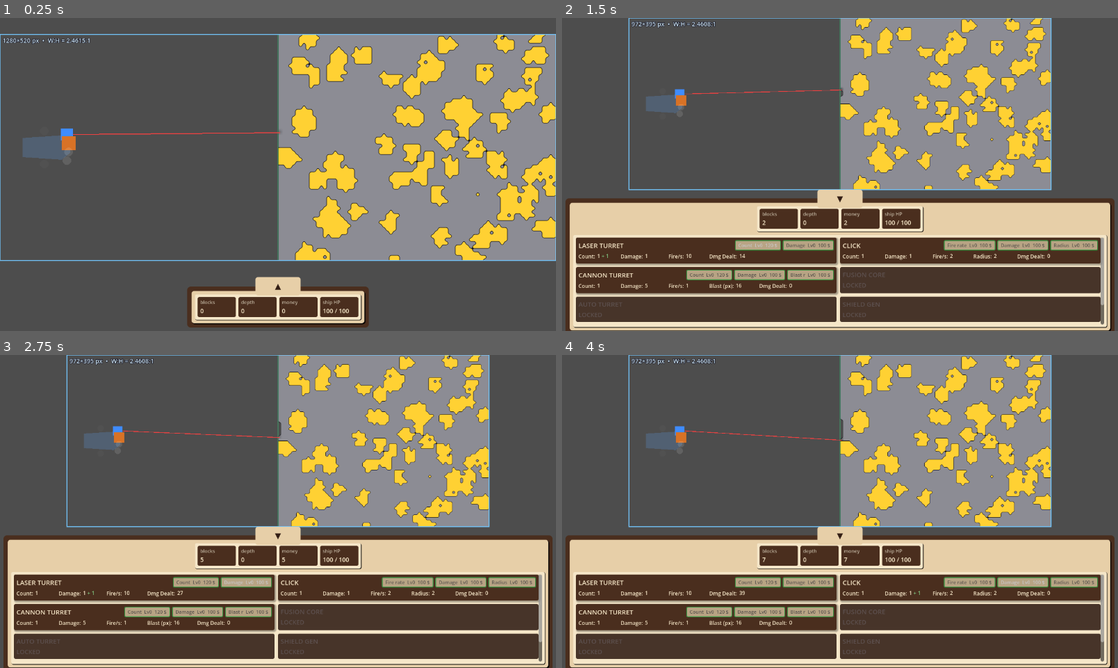
Above: before the commit, frames 1-4 (two rows, left to right).
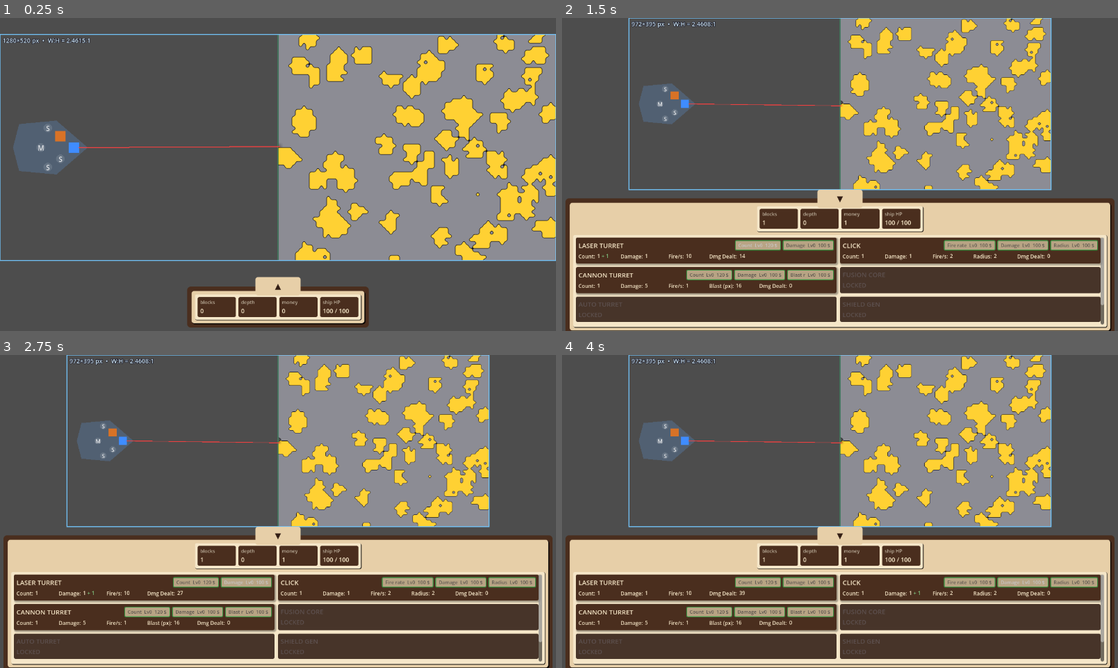
Above: after the commit, the same moments.

Repository: caboyd/blast_game
Game: Godot game, scene res://scenes/Main.tscn
The game is run twice, just before and just after one commit, with the same random seed, the same clock (stepped at 60 frames per second) and the same inputs.
Inputs:
- Up to frame 1 (0.25 s): no input
- Up to frame 2 (1.5 s): click "▲" at 0.5 s; click "Count Lv0 120 $" at 1.25 s
- Up to frame 3 (2.75 s): click "Damage Lv0 100 $" at 2 s
- Up to frame 4 (4 s): click "Fire rate Lv0 100 $" at 2.75 s; click "Damage Lv0 100 $" at 3.5 s

The runs differ from the first frame. In frame 1, 1.4% of the frame differs, in the area x 2-51%, y 32-50%; in frame 2, 0.9%; in frame 3, 0.9%; in frame 4, 0.9%.

Commit message:
Update ship and turret configurations
- Replaced Ship.tscn reference with ScoutShip.tscn in Main.tscn.
- Enabled local input handling for GameSubViewport in Main.tscn.
- Updated CannonTurret and LaserTurret scenes to adjust visual polygon sizes and positions.
- Enhanced Ship.gd to support baked scene hulls and turret slot rings, improving ship customization.
- Modified ShipTypes.gd to redefine scout ship hull and slot configurations for better turret placement.

Diff:
--- a/scenes/Main.tscn
+++ b/scenes/Main.tscn
@@ -5,7 +5,7 @@
 [ext_resource type="PackedScene" uid="uid://dtrx184slrt33" path="res://scenes/target/TargetSpotterManager.tscn" id="3"]
 [ext_resource type="PackedScene" uid="uid://s27h7pw54ab5" path="res://scenes/ui/BottomHUD.tscn" id="4"]
 [ext_resource type="PackedScene" path="res://scenes/ui/DebugOverlay.tscn" id="5"]
-[ext_resource type="PackedScene" uid="uid://shiproot001" path="res://scenes/ships/Ship.tscn" id="6"]
+[ext_resource type="PackedScene" uid="uid://bbp2jdvwthab5" path="res://scenes/ships/ScoutShip.tscn" id="6"]
 [ext_resource type="Script" uid="uid://cblvs64rtwiii" path="res://scripts/systems/EnemySpawner.gd" id="7"]
 
 [node name="Main" type="Control" unique_id=1075927346]
@@ -46,12 +46,11 @@
 anchor_bottom = 1.0
 grow_horizontal = 2
 grow_vertical = 2
-mouse_filter = 2
 stretch = true
 
 [node name="GameSubViewport" type="SubViewport" parent="GameplayBlock/AspectRatioContainer/ViewportFrame/SubViewportContainer" unique_id=1293668817]
 unique_name_in_owner = true
-handle_input_locally = false
+handle_input_locally = true
 msaa_2d = 3
 size = Vector2i(1280, 520)
 render_target_update_mode = 4
--- /dev/null
+++ b/scenes/ships/ScoutShip.tscn
@@ -0,0 +1,54 @@
+[gd_scene format=3 uid="uid://bbp2jdvwthab5"]
+
+[ext_resource type="Script" uid="uid://2hbk7lm3ca7y" path="res://scripts/ships/Ship.gd" id="1"]
+[ext_resource type="PackedScene" uid="uid://cp5lilyaouk7c" path="res://scenes/ships/slots/TurretSlotRingSmall.tscn" id="2"]
+[ext_resource type="PackedScene" uid="uid://cp5lilyaouk1c" path="res://scenes/ships/slots/TurretSlotRingMedium.tscn" id="3"]
+
+[node name="Ship" type="Node2D" unique_id=2045412359]
+unique_name_in_owner = true
+script = ExtResource("1")
+use_baked_scene_hull = true
+
+[node name="Hull" type="Polygon2D" parent="." unique_id=947568418]
+color = Color(0.32, 0.38, 0.45, 1)
+polygon = PackedVector2Array(-80, 0, -66, -54, 20, -62, 92, 0, 20, 62, -66, 54)
+
+[node name="HitArea" type="Area2D" parent="." unique_id=756040406]
+collision_layer = 2
+collision_mask = 4
+monitorable = false
+
+[node name="CollisionPolygon2D" type="CollisionPolygon2D" parent="HitArea" unique_id=1038095775]
+polygon = PackedVector2Array(-80, 0, -66, -54, 20, -62, 92, 0, 20, 62, -66, 54)
+
+[node name="Slots" type="Node2D" parent="." unique_id=1223242148]
+
+[node name="Slot_small_0" type="Marker2D" parent="Slots" unique_id=329252273]
+position = Vector2(60, 0)
+
+[node name="TurretSlotRingSmall" parent="Slots/Slot_small_0" unique_id=1558742825 instance=ExtResource("2")]
+
+[node name="Slot_small_1" type="Marker2D" parent="Slots" unique_id=725878044]
+position = Vector2(29, -26)
+
+[node name="TurretSlotRingSmall" parent="Slots/Slot_small_1" unique_id=249199185 instance=ExtResource("2")]
+
+[node name="Slot_small_2" type="Marker2D" parent="Slots" unique_id=1830976209]
+position = Vector2(0, -45)
+
+[node name="TurretSlotRingSmall" parent="Slots/Slot_small_2" unique_id=2028084003 instance=ExtResource("2")]
+
+[node name="Slot_small_3" type="Marker2D" parent="Slots" unique_id=535938193]
+position = Vector2(29, 26)
+
+[node name="TurretSlotRingSmall" parent="Slots/Slot_small_3" unique_id=1623452754 instance=ExtResource("2")]
+
+[node name="Slot_small_4" type="Marker2D" parent="Slots" unique_id=1384500797]
+position = Vector2(0, 45)
+
+[node name="TurretSlotRingSmall" parent="Slots/Slot_small_4" unique_id=1552857207 instance=ExtResource("2")]
+
+[node name="Slot_medium_5" type="Marker2D" parent="Slots" unique_id=940139141]
+position = Vector2(-16, 0)
+
+[node name="TurretSlotRingMedium" parent="Slots/Slot_medium_5" unique_id=190635658 instance=ExtResource("3")]
--- /dev/null
+++ b/scenes/ships/slots/TurretSlotRingLarge.tscn
@@ -0,0 +1,26 @@
+[gd_scene format=3 uid="uid://cp5lilyaouk0c"]
+
+[ext_resource type="Script" uid="uid://bbb2sxstg4eli" path="res://scripts/ships/TurretSlotRing.gd" id="1"]
+
+[node name="TurretSlotRingLarge" type="Node2D" unique_id=851436235]
+script = ExtResource("1")
+
+[node name="Ring" type="Polygon2D" parent="." unique_id=373523222]
+color = Color(1, 1, 1, 0.12)
+polygon = PackedVector2Array(10, 0, 9.2388, 3.8268, 7.0711, 7.0711, 3.8268, 9.2388, 0, 10, -3.8268, 9.2388, -7.0711, 7.0711, -9.2388, 3.8268, -10, 0, -9.2388, -3.8268, -7.0711, -7.0711, -3.8268, -9.2388, 0, -10, 3.8268, -9.2388, 7.0711, -7.0711, 9.2388, -3.8268)
+
+[node name="SizeLabel" type="Label" parent="." unique_id=964382551]
+anchors_preset = 8
+anchor_left = 0.5
+anchor_top = 0.5
+anchor_right = 0.5
+anchor_bottom = 0.5
+offset_left = -15.25
+offset_top = -11.5
+offset_right = 15.25
+offset_bottom = 11.5
+grow_horizontal = 2
+grow_vertical = 2
+text = "L"
+horizontal_alignment = 1
+vertical_alignment = 1
--- /dev/null
+++ b/scenes/ships/slots/TurretSlotRingMedium.tscn
@@ -0,0 +1,26 @@
+[gd_scene format=3 uid="uid://cp5lilyaouk1c"]
+
+[ext_resource type="Script" uid="uid://bbb2sxstg4eli" path="res://scripts/ships/TurretSlotRing.gd" id="1"]
+
+[node name="TurretSlotRingMedium" type="Node2D" unique_id=391128234]
+script = ExtResource("1")
+
+[node name="Ring" type="Polygon2D" parent="." unique_id=682992291]
+color = Color(1, 1, 1, 0.12)
+polygon = PackedVector2Array(10, 0, 9.2388, 3.8268, 7.0711, 7.0711, 3.8268, 9.2388, 0, 10, -3.8268, 9.2388, -7.0711, 7.0711, -9.2388, 3.8268, -10, 0, -9.2388, -3.8268, -7.0711, -7.0711, -3.8268, -9.2388, 0, -10, 3.8268, -9.2388, 7.0711, -7.0711, 9.2388, -3.8268)
+
+[node name="SizeLabel" type="Label" parent="." unique_id=1712909176]
+anchors_preset = 8
+anchor_left = 0.5
+anchor_top = 0.5
+anchor_right = 0.5
+anchor_bottom = 0.5
+offset_left = -15.25
+offset_top = -11.5
+offset_right = 15.25
+offset_bottom = 11.5
+grow_horizontal = 2
+grow_vertical = 2
+text = "M"
+horizontal_alignment = 1
+vertical_alignment = 1
--- /dev/null
+++ b/scenes/ships/slots/TurretSlotRingSmall.tscn
@@ -0,0 +1,26 @@
+[gd_scene format=3 uid="uid://cp5lilyaouk7c"]
+
+[ext_resource type="Script" uid="uid://bbb2sxstg4eli" path="res://scripts/ships/TurretSlotRing.gd" id="1"]
+
+[node name="TurretSlotRingSmall" type="Node2D" unique_id=1029612509]
+script = ExtResource("1")
+
+[node name="Ring" type="Polygon2D" parent="." unique_id=2075071450]
+color = Color(1, 1, 1, 0.12)
+polygon = PackedVector2Array(10, 0, 9.2388, 3.8268, 7.0711, 7.0711, 3.8268, 9.2388, 0, 10, -3.8268, 9.2388, -7.0711, 7.0711, -9.2388, 3.8268, -10, 0, -9.2388, -3.8268, -7.0711, -7.0711, -3.8268, -9.2388, 0, -10, 3.8268, -9.2388, 7.0711, -7.0711, 9.2388, -3.8268)
+
+[node name="SizeLabel" type="Label" parent="." unique_id=176783034]
+anchors_preset = 8
+anchor_left = 0.5
+anchor_top = 0.5
+anchor_right = 0.5
+anchor_bottom = 0.5
+offset_left = -20.0
+offset_top = -11.5
+offset_right = 20.0
+offset_bottom = 11.5
+grow_horizontal = 2
+grow_vertical = 2
+text = "S"
+horizontal_alignment = 1
+vertical_alignment = 1
--- a/scenes/turrets/CannonTurret.tscn
+++ b/scenes/turrets/CannonTurret.tscn
@@ -1,14 +1,13 @@
 [gd_scene format=3 uid="uid://tn1b7ra3lab5"]
 
-[ext_resource type="Script" path="res://scripts/turrets/CannonTurret.gd" id="1"]
+[ext_resource type="Script" uid="uid://jcxvnsqwoxns" path="res://scripts/turrets/CannonTurret.gd" id="1"]
 
-[node name="CannonTurret" type="Node2D"]
+[node name="CannonTurret" type="Node2D" unique_id=1882611219]
 script = ExtResource("1")
 
-[node name="Visual" type="Polygon2D" parent="."]
+[node name="Visual" type="Polygon2D" parent="." unique_id=1023730869]
 color = Color(0.85, 0.45, 0.15, 1)
-polygon = PackedVector2Array(-16, -16, 16, -16, 16, 16, -16, 16)
+polygon = PackedVector2Array(-12, -12, 12, -12, 12, 12, -12, 12)
 
-[node name="Barrel" type="Node2D" parent="."]
+[node name="Barrel" type="Node2D" parent="." unique_id=658107150]
 unique_name_in_owner = true
-position = Vector2(18, 0)
--- a/scenes/turrets/LaserTurret.tscn
+++ b/scenes/turrets/LaserTurret.tscn
@@ -7,11 +7,11 @@
 
 [node name="Visual" type="Polygon2D" parent="." unique_id=2080836928]
 color = Color(0.25, 0.55, 1, 1)
-polygon = PackedVector2Array(-14, -14, 14, -14, 14, 14, -14, 14)
+polygon = PackedVector2Array(-12, -12, 12, -12, 12, 12, -12, 12)
 
 [node name="Barrel" type="Node2D" parent="." unique_id=643175018]
 unique_name_in_owner = true
-position = Vector2(15, 0)
+position = Vector2(12, 0)
 
 [node name="Beam" type="Line2D" parent="." unique_id=1358359728]
 points = PackedVector2Array(903, 240)
--- a/scripts/ships/Ship.gd
+++ b/scripts/ships/Ship.gd
@@ -4,9 +4,13 @@
 signal health_changed(current: int, max_health: int)
 signal destroyed
 
-const SLOT_RING_RADIUS: float = 10.0
+const TURRET_SLOT_RING_SMALL := preload("res://scenes/ships/slots/TurretSlotRingSmall.tscn")
+const TURRET_SLOT_RING_MEDIUM := preload("res://scenes/ships/slots/TurretSlotRingMedium.tscn")
+const TURRET_SLOT_RING_LARGE := preload("res://scenes/ships/slots/TurretSlotRingLarge.tscn")
 
 @export var ship_type_id: StringName = &"scout"
+## If true, expect Hull / HitArea / Slots authored in scene; skip runtime rebuild (see ScoutShip.tscn).
+@export var use_baked_scene_hull: bool = false
 @export var position_x: float = 110.0
 
 var _ship_type: ShipType
@@ -23,14 +27,66 @@
 func _ready() -> void:
 	add_to_group(&"player_ship")
 	# Build before UI/UpgradeBus reads slot counts (Main may re-apply if `ship_type_id` differs).
-	apply_type_from_id()
+	if use_baked_scene_hull:
+		_hydrate_from_baked_scene()
+	else:
+		apply_type_from_id()
 
 
 ## Rebuild hull, hit area, and slots from `ship_type_id`.
 func apply_type_from_id() -> void:
-	_apply_ship_type(ShipTypes.get_ship_type(ship_type_id))
+	var st := ShipTypes.get_ship_type(ship_type_id)
+	if use_baked_scene_hull:
+		_ship_type = st
+		max_health = st.max_health
+		health = max_health
+		health_changed.emit(health, max_health)
+		return
+	_apply_ship_type(st)
 	health = max_health
 	health_changed.emit(health, max_health)
+
+
+func _hydrate_from_baked_scene() -> void:
+	_hull = get_node_or_null("Hull") as Polygon2D
+	_hit_area = get_node_or_null("HitArea") as Area2D
+	_slots_root = get_node_or_null("Slots") as Node2D
+	if _hull == null or _hit_area == null or _slots_root == null:
+		push_error("Ship: baked hull missing Hull, HitArea, or Slots; falling back to procedural ship.")
+		use_baked_scene_hull = false
+		apply_type_from_id()
+		return
+	_collision_poly = _hit_area.get_node_or_null("CollisionPolygon2D") as CollisionPolygon2D
+	if _collision_poly == null:
+		push_error("Ship: HitArea needs CollisionPolygon2D child.")
+		use_baked_scene_hull = false
+		apply_type_from_id()
+		return
+	if not _hit_area.area_entered.is_connected(_on_hit_area_area_entered):
+		_hit_area.area_entered.connect(_on_hit_area_area_entered)
+	_slot_markers.clear()
+	for c in _slots_root.get_children():
+		if c is Marker2D:
+			var mk := c as Marker2D
+			_ensure_slot_marker_meta(mk)
+			_slot_markers.append(mk)
+			_sync_turret_slot_ring_style(mk)
+	var st := ShipTypes.get_ship_type(ship_type_id)
+	_ship_type = st
+	max_health = st.max_health
+	health = max_health
+	health_changed.emit(health, max_health)
+
+
+func _ensure_slot_marker_meta(m: Marker2D) -> void:
+	if not m.has_meta(&"slot_size"):
+		var parts := String(m.name).split("_")
+		if parts.size() >= 3 and parts[0] == "Slot":
+			m.set_meta(&"slot_size", StringName(parts[1]))
+		else:
+			m.set_meta(&"slot_size", &"small")
+	if not m.has_meta(&"stub"):
+		m.set_meta(&"stub", false)
 
 
 func _apply_ship_type(st: ShipType) -> void:
@@ -77,19 +133,34 @@
 		_slots_root.add_child(m)
 		_slot_markers.append(m)
 
-		var ring := Polygon2D.new()
-		ring.color = Color(1, 1, 1, 0.12) if not stub else Color(0.5, 0.5, 0.5, 0.08)
-		ring.polygon = _circle_polygon(SLOT_RING_RADIUS, 16)
-		m.add_child(ring)
+		_attach_turret_slot_ring(m, sz, stub)
 		i += 1
 
 
-func _circle_polygon(radius: float, segments: int) -> PackedVector2Array:
-	var pts := PackedVector2Array()
-	for j in segments:
-		var a := TAU * float(j) / float(segments)
-		pts.append(Vector2(cos(a), sin(a)) * radius)
-	return pts
+func _turret_slot_ring_scene(slot_size: StringName) -> PackedScene:
+	match slot_size:
+		&"small":
+			return TURRET_SLOT_RING_SMALL
+		&"medium":
+			return TURRET_SLOT_RING_MEDIUM
+		&"large":
+			return TURRET_SLOT_RING_LARGE
+		_:
+			return TURRET_SLOT_RING_SMALL
+
+
+func _attach_turret_slot_ring(marker: Marker2D, slot_size: StringName, stub: bool) -> void:
+	var ring_root := _turret_slot_ring_scene(slot_size).instantiate() as Node2D
+	marker.add_child(ring_root)
+	if ring_root is TurretSlotRing:
+		(ring_root as TurretSlotRing).apply_stub_style(stub)
+
+
+func _sync_turret_slot_ring_style(marker: Marker2D) -> void:
+	var stub := bool(marker.get_meta(&"stub", false))
+	for c in marker.get_children():
+		if c is TurretSlotRing:
+			(c as TurretSlotRing).apply_stub_style(stub)
 
 
 func get_small_slot_count() -> int:
--- a/scripts/ships/ShipTypes.gd
+++ b/scripts/ships/ShipTypes.gd
@@ -15,25 +15,25 @@
 	st.id = &"scout"
 	st.display_name = "Scout"
 	st.max_health = 100
-	# Trapezoid-ish hull, ~120 wide, faces +X
+	# Hex hull, faces +X; fits V turret layout + center medium
 	st.hull_polygon = PackedVector2Array(
 		[
-			Vector2(-58, -22),
-			Vector2(32, -28),
-			Vector2(52, -12),
-			Vector2(52, 12),
-			Vector2(32, 28),
-			Vector2(-58, 22),
+			Vector2(-80, 0),
+			Vector2(-66, -54),
+			Vector2(20, -62),
+			Vector2(92, 0),
+			Vector2(20, 62),
+			Vector2(-66, 54),
 		]
 	)
 	st.hull_color = Color(0.32, 0.38, 0.45, 1.0)
-	# Four small mountable on right flank; medium/large stubs (blocked for now)
+	# Five small in V toward +X; one medium at centroid (mount when game uses medium slots)
 	st.slots = [
-		{"size": &"small", "position": Vector2(44, -30), "stub": false},
-		{"size": &"small", "position": Vector2(48, -10), "stub": false},
-		{"size": &"small", "position": Vector2(48, 10), "stub": false},
-		{"size": &"small", "position": Vector2(44, 30), "stub": false},
-		{"size": &"medium", "position": Vector2(-8, -38), "stub": true},
-		{"size": &"large", "position": Vector2(-8, 38), "stub": true},
+		{"size": &"small", "position": Vector2(54, 0), "stub": false},
+		{"size": &"small", "position": Vector2(38, -26), "stub": false},
+		{"size": &"small", "position": Vector2(22, -42), "stub": false},
+		{"size": &"small", "position": Vector2(38, 26), "stub": false},
+		{"size": &"small", "position": Vector2(22, 42), "stub": false},
+		{"size": &"medium", "position": Vector2(2, 0), "stub": false},
 	]
 	return st
--- /dev/null
+++ b/scripts/ships/TurretSlotRing.gd
@@ -0,0 +1,22 @@
+class_name TurretSlotRing
+extends Node2D
+
+@onready var _ring: Polygon2D = $Ring
+@onready var _label: Label = $SizeLabel
+
+
+func _ready() -> void:
+	call_deferred("_center_label")
+
+
+func apply_stub_style(stub: bool) -> void:
+	_ring.color = Color(0.5, 0.5, 0.5, 0.08) if stub else Color(1, 1, 1, 0.12)
+	_label.modulate = Color(1, 1, 1, 0.35) if stub else Color(1, 1, 1, 0.85)
+
+
+func _center_label() -> void:
+	await get_tree().process_frame
+	var sz := _label.get_minimum_size()
+	_label.horizontal_alignment = HORIZONTAL_ALIGNMENT_LEFT
+	_label.vertical_alignment = VERTICAL_ALIGNMENT_TOP
+	_label.position = -0.5 * sz
Not shown, added: scripts/ships/TurretSlotRing.gd.uid
